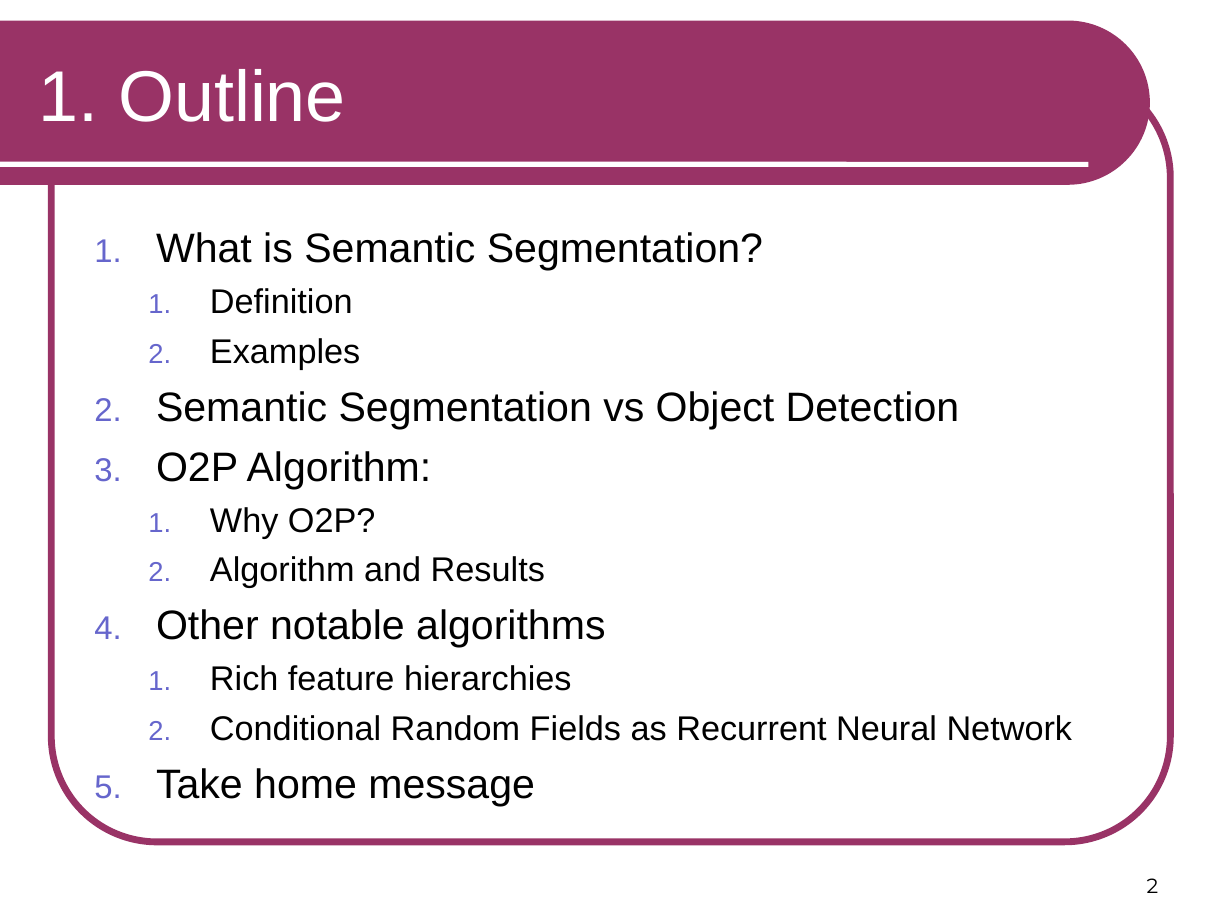
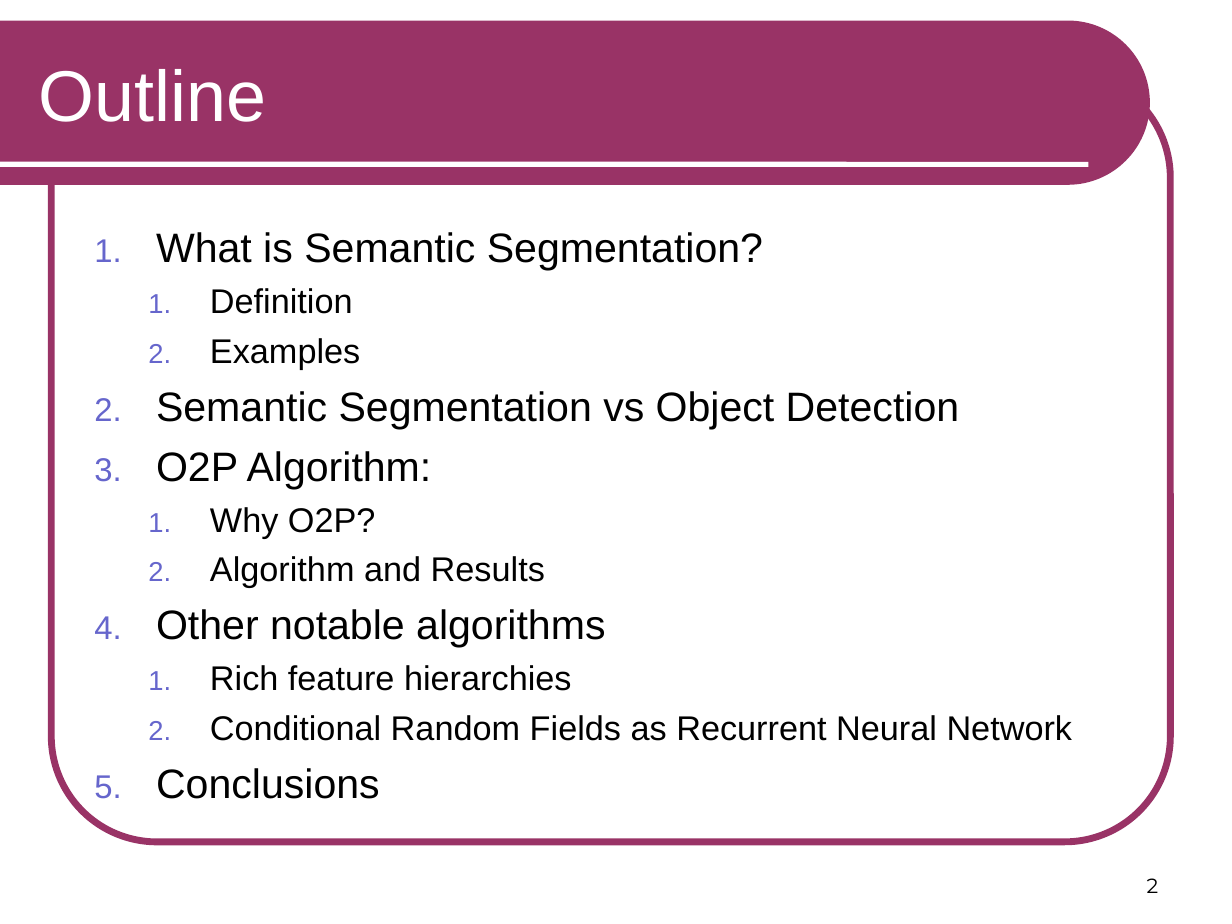
Before and after one commit to RSIP/SSI-SemanticSegmentation, a slide deck: slide 2 of template_slides.ppt. Drawn at 1232x924 pixels with LibreOffice and Linux fonts; fonts in the diff are those of the drawing. Boxes give left, top, right and bottom in pixels: in the first picture for what was removed or moved away, otherwise in the second. Text is boxed around its words. In the diff, an @@ line names an element or a change of style, - is before the commit and + after.

```diff
--- a/template_slides.ppt
+++ b/template_slides.ppt
@@ title at <box>39,69,267,122</box>: text changed @@
-1. Outline
+Outline
@@ text at <box>156,768,380,799</box>: text changed @@
-5. Take home message
+5. Conclusions
```
Also in this commit, not shown: 16 other slides changed, 8 slides added, 2 slides removed.
